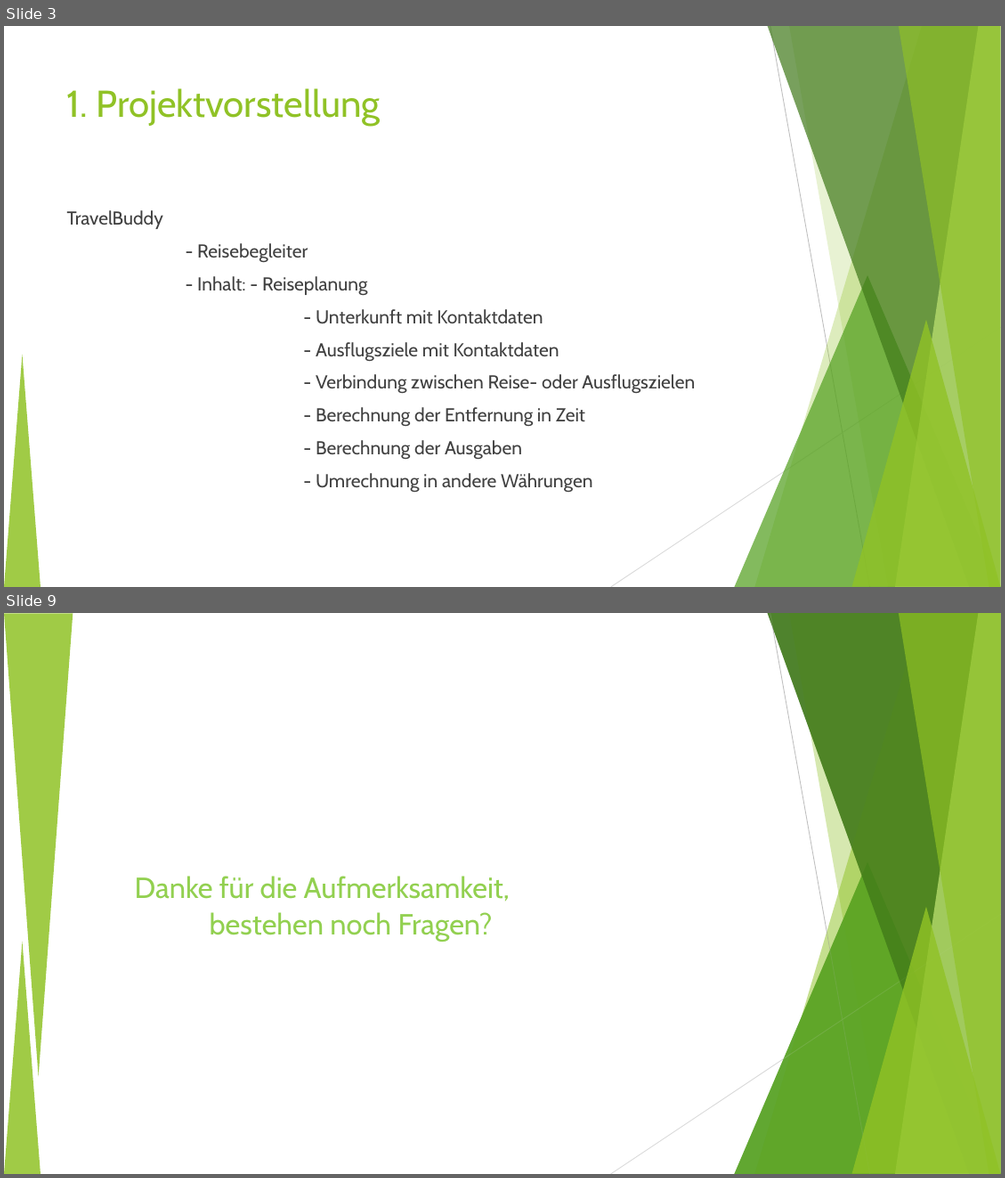
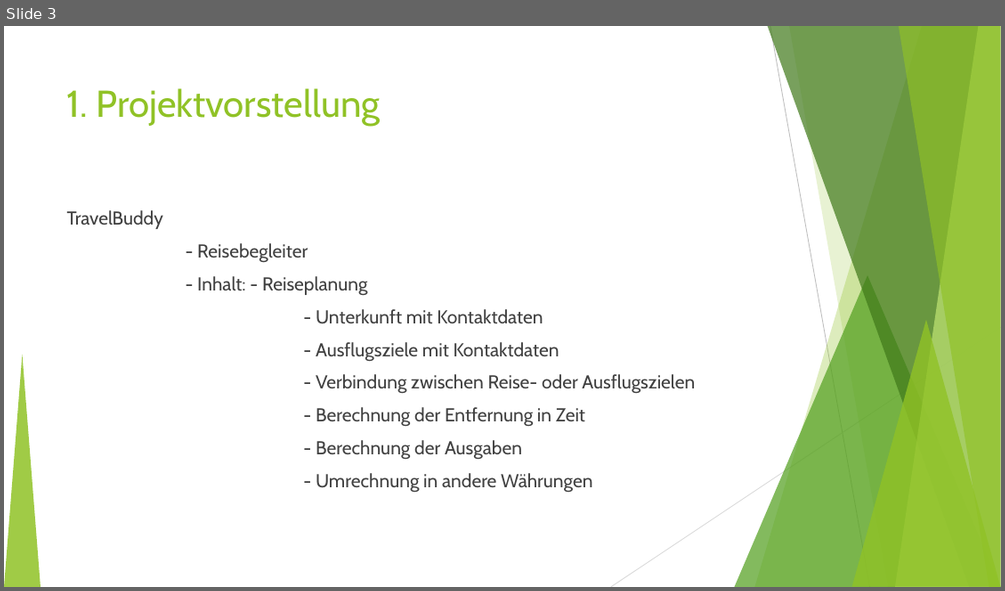
Before and after one commit to fh-erfurt/TravelBuddy-REST, a slide deck: doc/Präsentation/TravelBuddy_1.ppt. Shown one above the other, each under a label of ours: slides 3 and 9 before the commit, slide 3 after it; the slides between them are not shown. The pictures are 1005x1178 and 1005x591 pixels, drawn with LibreOffice and Linux fonts; fonts in the diff are those of the drawing. Boxes give left, top, right and bottom in pixels: in the first picture for what was removed or moved away, otherwise in the second. Text is boxed around its words. In the diff, an @@ line names an element or a change of style, - is before the commit and + after.

```diff
--- a/doc/Präsentation/TravelBuddy_1.ppt
+++ b/doc/Präsentation/TravelBuddy_1.ppt
@@ slide 9 removed at (4,613,1001,1174), background #FFFFFF; not listed: 17 template elements that a slide beside it also shows @@
@@ triangle removed at (4,613,73,1076) @@
@@ title removed at (135,876,510,941) @@
-Danke für die Aufmerksamkeit,
-bestehen noch Fragen?
```
Also in this commit, not shown: 5 slides changed, 5 slides added.
